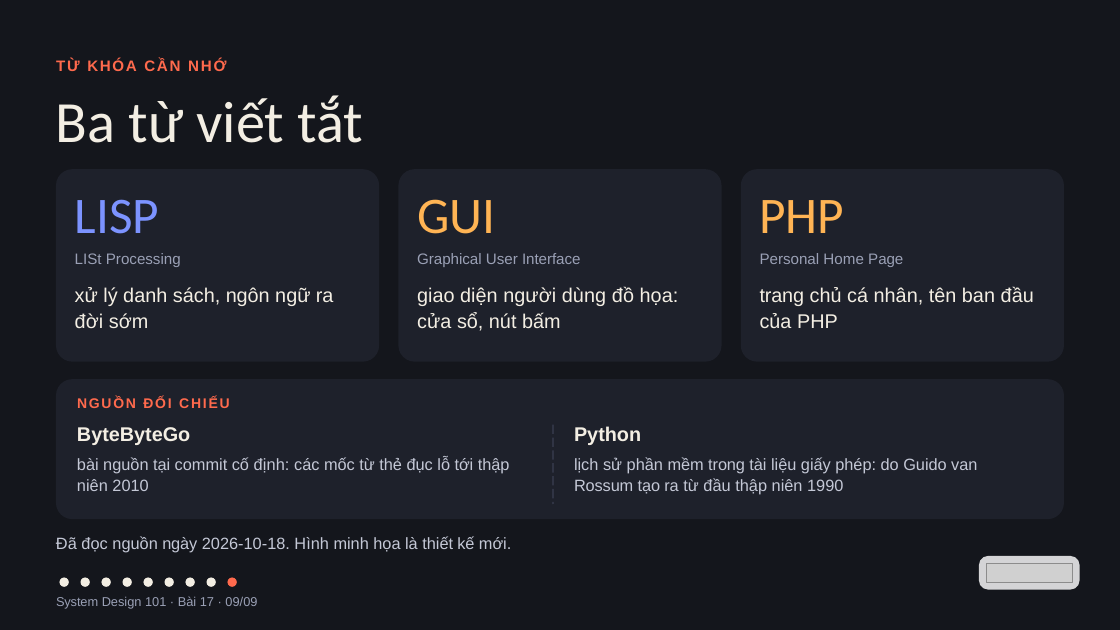
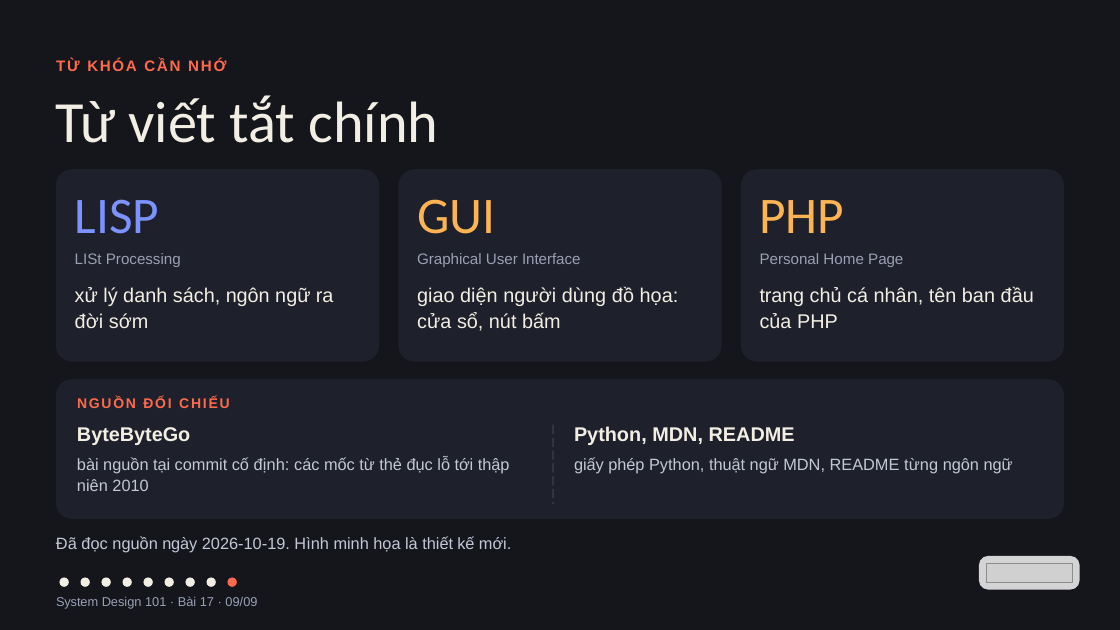
Before and after one commit to vohoailinh90/tool-marketing-studio, a slide deck: slide 9 of system-design-101/vi/lessons/sd-10-017/slides/sd-10-017.pptx. Drawn at 1120x630 pixels with LibreOffice and Linux fonts; fonts in the diff are those of the drawing; grey boxes stand for pictures. Boxes give left, top, right and bottom in pixels: in the first picture for what was removed or moved away, otherwise in the second. Text is boxed around its words. In the diff, an @@ line names an element or a change of style, - is before the commit and + after.

```diff
--- a/system-design-101/vi/lessons/sd-10-017/slides/sd-10-017.pptx
+++ b/system-design-101/vi/lessons/sd-10-017/slides/sd-10-017.pptx
@@ text at [56,95,439,143]: text changed @@
-Ba từ viết tắt
+Từ viết tắt chính
@@ text at [574,426,795,445]: text changed @@
-Python
+Python, MDN, README
@@ text at [574,457,1013,473]: text changed @@
-lịch sử phần mềm trong tài liệu giấy phép: do Guido van Rossum tạo ra từ đầu thập niên 1990
+giấy phép Python, thuật ngữ MDN, README từng ngôn ngữ
@@ text at [56,536,511,553]: text changed @@
-Đã đọc nguồn ngày 2026-10-18. Hình minh họa là thiết kế mới.
+Đã đọc nguồn ngày 2026-10-19. Hình minh họa là thiết kế mới.
```
Also in this commit, not shown: 7 other slides changed, 4 other files.
